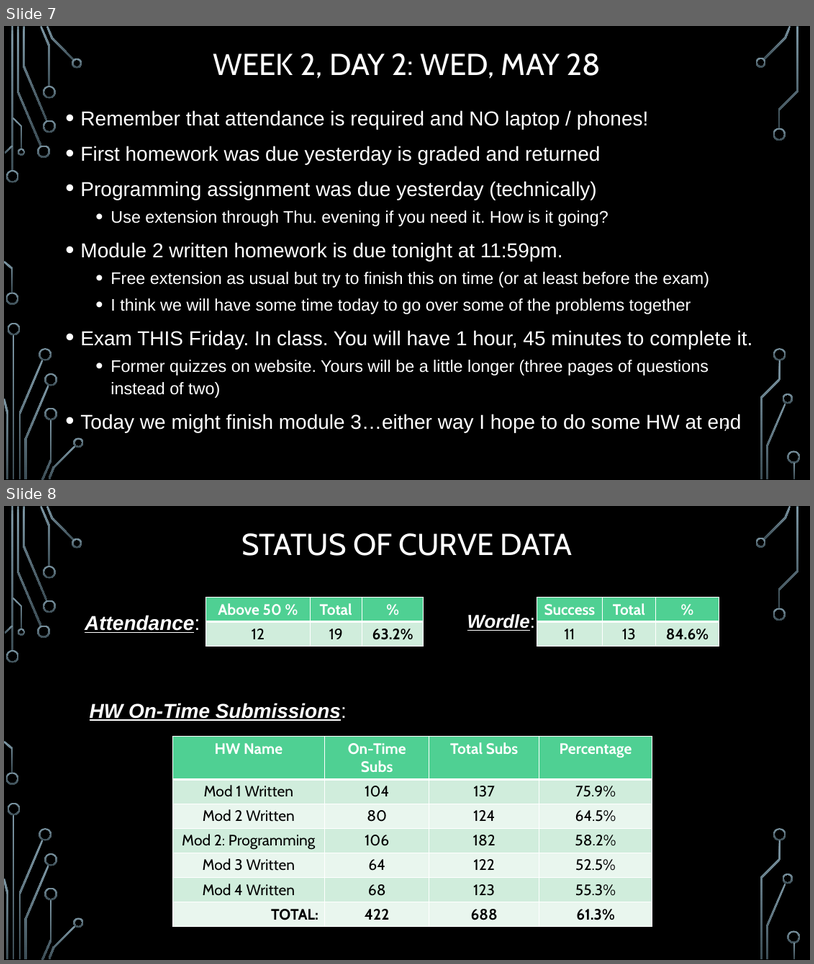
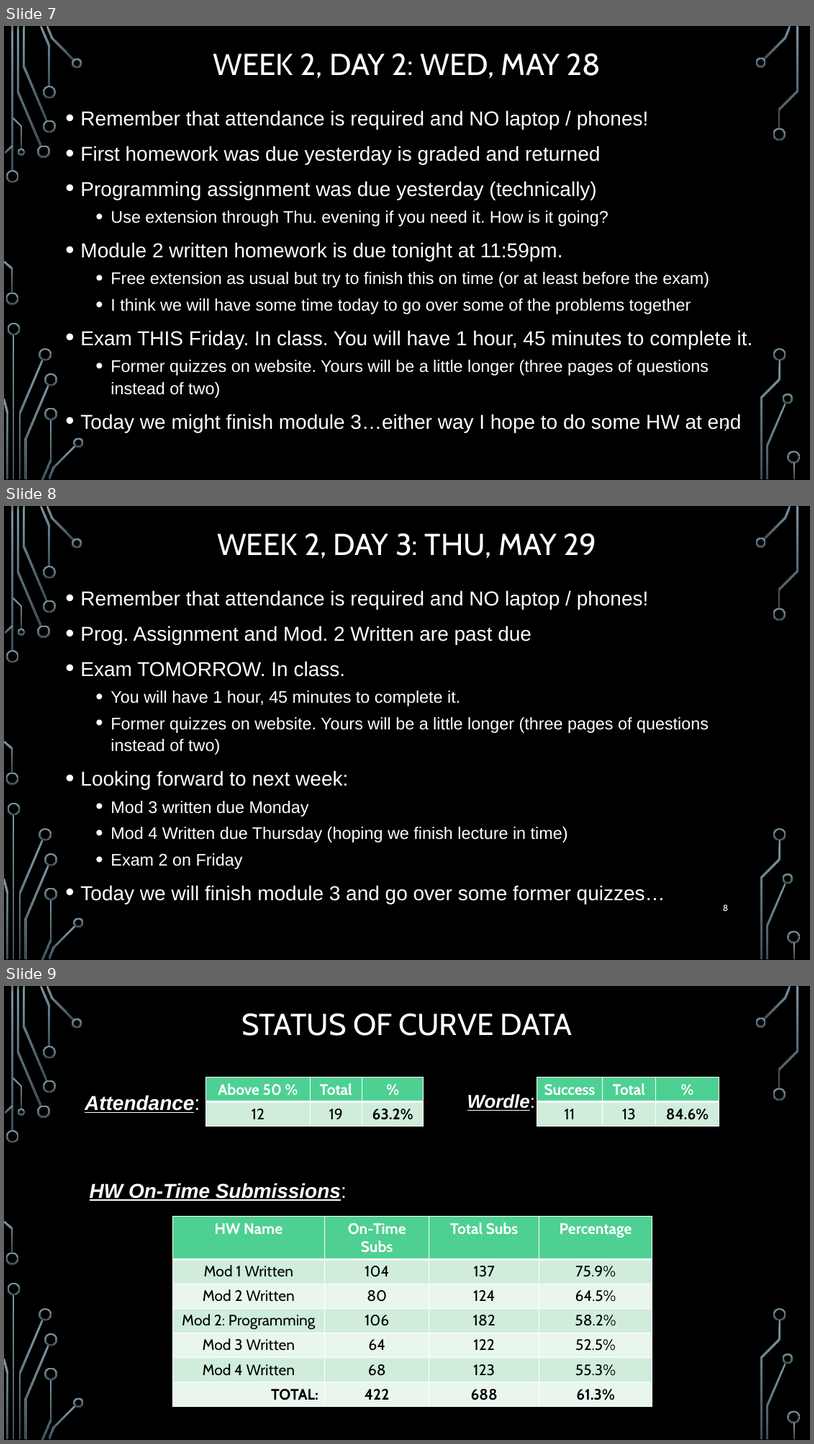
Before and after one commit to markfloryan/dmt2, a slide deck: slides/00-DailyAnnouncements.pptx. Shown one above the other, each under a label of ours: slides 7 and 8 before the commit, slides 7, 8 and 9 after it. The pictures are 814x964 and 814x1444 pixels, drawn with LibreOffice and Linux fonts; fonts in the diff are those of the drawing; background and template pictures are left out. Boxes give left, top, right and bottom in pixels: in the first picture for what was removed or moved away, otherwise in the second. Text is boxed around its words. In the diff, an @@ line names an element or a change of style, - is before the commit and + after.

```diff
--- a/slides/00-DailyAnnouncements.pptx
+++ b/slides/00-DailyAnnouncements.pptx
@@ slide 8 added at box(4, 506, 810, 960), background picture (left out); not listed: 36 template elements that a slide beside it also shows @@
@@ title added at box(217, 533, 597, 559), 36 pt, text #FFFFFF @@
+WEEK 2, DAY 3: THU, MAY 29
@@ text added at box(80, 590, 709, 903), 20 pt, text #FFFFFF @@
+• Remember that attendance is required and NO laptop / phones!
+• Prog. Assignment and Mod. 2 Written are past due
+• Exam TOMORROW. In class.
+  • You will have 1 hour, 45 minutes to complete it.
+  • Former quizzes on website. Yours will be a little longer (three pages of questions instead of two)
+• Looking forward to next week:
+  • Mod 3 written due Monday
+  • Mod 4 Written due Thursday (hoping we finish lecture in time)
+  • Exam 2 on Friday
+• Today we will finish module 3 and go over some former quizzes…
@@ page number added at box(723, 904, 728, 911), 10.5 pt, text #FFFFFF @@
+8
@@ what was slide 8 is now slide 9 @@
```
Also in this commit, not shown: 1 other file.
